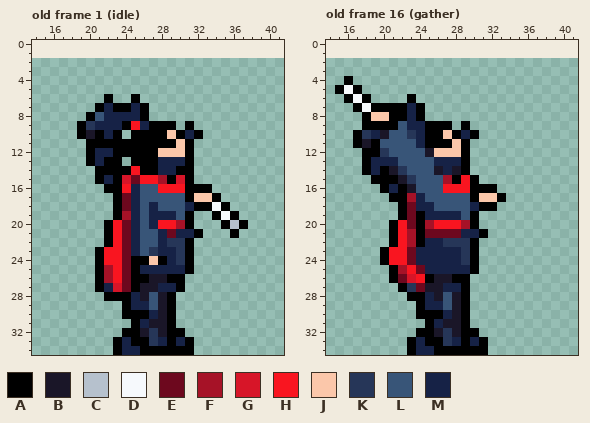
One commit to this pixel-art file: src/stage/cast/kunoichi.aseprite. This is how it looked before the edit.
54x33 pixels, 24 frames. Shown: old frame 1 (idle): x 14..41, y 0..34; old frame 16 (gather): x 14..41, y 0..34. The old version is drawn lined up with the new one, on the new canvas. The commit also changed other frames, which this record leaves out.
Palette (. is transparent): A #000000  B #1a1628  C #b6c1cd  D #f6f9fc  E #6d081e  F #a61227  G #d71528  H #f91520  J #fbc7aa  K #263658  L #385578  M #162246
Pixels before, old frame 1 (idle), first column x 19:
 6 ...A..A............
 7 ..AMAAMA...........
 8 .ALMMMMA...........
 9 AKMMMAHMAAA.A......
10 ABAMA.AAAAJAMA.....
11 .AAAAAAAAAAJA......
12 .AMMAAAAAJJJA......
13 .AMAA.AAAMMMA......
14 ..AAAAHAAMMAA......
15 ..AMAGEHHFAGA......
16 ...AAHMLLHHHAAA....
17 ....AEMLLLLLAJJA...
18 ....AEMLMLLLMAADA..
19 ....AFMLMMMLA..ADA.
20 ...AHEMLMHHFA...ACA
21 ...AHEMLLMEMMA...A.
22 ...AHEMLLMKKA......
23 ..AHHEMLKMMKA......
24 ..AHHEAAJAMKA......
25 ..AFHEAMMMMMA......
26 ..AFHEAABBAA.......
27 ..AMGEABBMMA.......
28 ...AAAMBLBA........
29 .....AMMLBA........
30 .....AAAMBA........
31 ......AMBBA........
32 .....AABKBAA.......
33 ....AMAAKMAMA......
34 ....AMMAAAAAA......
Pixels before, old frame 16 (gather), first column x 15:
 4 .A.................
 5 ADA................
 6 .ADA....A..........
 7 ..ADAAAAMA.........
 8 ...AJJAAMA.........
 9 ...AAAALMMAAA.A....
10 ..AKMBLLKMAAJAMA...
11 ..ABALLLLMAAAJA....
12 ...AAKLLLLBJJJA....
13 ...AMMMLLLLMMMA....
14 ...AMABKLLLBMBA....
15 ....AAABKLLLFAHA...
16 .....AMABLLLHHHAAA.
17 ......AAFMLLLLLAJJA
18 .......AEMMLLLLMAA.
19 .......AEAMMMMLA...
20 ......AHEAFHHHFA...
21 ......AHFAEEEEMMA..
22 ......AHFAMMKKKA...
23 .....AHHEMMMMMKA...
24 .....AHHEMMMMMKA...
25 ......AFHEMMMMMA...
26 ......AEGHABBAA....
27 .......AKEBBMMA....
28 ........AAMBLBA....
29 .........AMMLBA....
30 .........AAAMBA....
31 ..........AMBBA....
32 .........AABKBAA...
33 ........AMAAKMAMA..
34 ........AMMAAAAAA..
After the commit:
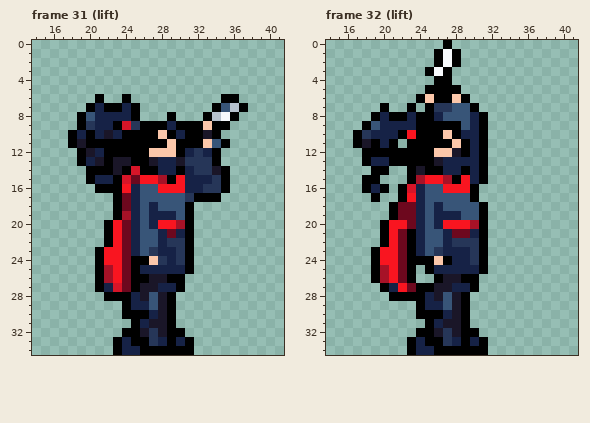
A new or re-ordered frame is compared with the old frame closest to it.
Change:
canvas 54x33 -> 54x35, the old top-left corner now at 0,2
frames 24 -> 35
Frame 31 (lift) is new; against old frame 1 (idle):
y 6: x 21..22 .A -> A.; x 24..25 .A -> A.; x 35..36 .. -> AA
y 7: x 20..22 .AM -> AMA; x 24..26 AMA -> MA.; x 34..37 .... -> ALCA
y 8: x 19..21 .AL -> ALM; x 25..26 MA -> A.; x 29 . -> A; x 33..36 .... -> ACDA
y 9: x 23..26 MAHM -> AGKA; x 29..30 A. -> MA; x 32..35 .... -> AJAA
y 10: x 18..24 .ABAMA. -> AMAMBMA; x 28..31 AJAM -> JAMA; x 33..34 .. -> BA
y 11: x 18..19 .. -> AB; x 29..30 AJ -> JA; x 32..35 .... -> AJLA
y 12: x 19..20 .A -> AB; x 22 M -> A; x 27 A -> J; x 30..34 JA... -> AMKMA
y 13: x 19..21 .AM -> AMB; x 23..24 A. -> BB; x 27 A -> B; x 30..34 MA... -> BKKKA
y 14: x 20 . -> A; x 23 A -> B; x 25 H -> G; x 31..35 A.... -> MKKBA
y 15: x 20..21 .A -> AM; x 30..35 GA.... -> HMMMKA
y 16: x 21 . -> A; x 31..35 AAA.. -> MMKKA
y 17: x 31..33 AJJ -> KAA
y 18: x 31..35 MAADA -> A....
y 19: x 34..36 ADA -> ...
y 20: x 35..37 ACA -> ...
y 21: x 31..32 MA -> A.; x 36 A -> .
y 24: x 28 A -> K
Frame 32 (lift) is new; against old frame 16 (gather):
y 0: x 27 . -> A
y 1..2: x 26..28 ... -> ADA
y 3: x 25..27 ... -> ADA
y 4: x 16 A -> .; x 26..27 .. -> AA
y 5: x 15..17 ADA -> ...; x 25..28 .... -> AAAA
y 6: x 16..18 ADA -> ...; x 23..29 A...... -> .AJAAJA
y 7: x 17..19 ADA -> ...; x 21..30 AAMA...... -> ..A.AKKLLA
y 8: x 18..20 AJJ -> .AM; x 25..31 ....... -> AMLLLMA
y 9: x 19..22 AAAL -> LMMM; x 24 M -> A; x 28..31 .A.. -> ALMA
y 10: x 20..24 BLLKM -> MMAHA; x 30..31 A. -> MA
y 11: x 20..24 LLLLM -> MA.AA; x 30..31 .. -> MA
y 12: x 20..25 KLLLLB -> AAAAAA; x 28 J -> B; x 30..31 .. -> MA
y 13: x 21..26 MLLLLM -> AAAAAB; x 29..31 A.. -> MMA
y 14: x 18..19 AM -> .A; x 21..26 BKLLLB -> ..ABAA; x 28 B -> M; x 30..31 .. -> MA
y 15: x 18 . -> A; x 20..26 AABKLLL -> ...AFHH; x 30..31 A. -> MA
y 16: x 18..19 .. -> AM; x 21 M -> .; x 23..24 BL -> GM; x 31..32 AA -> ..
y 17: x 19 . -> A; x 21 A -> .; x 23 F -> H; x 31..33 JJA -> ...
y 18: x 21..22 .A -> AE; x 25..26 ML -> LM; x 30 M -> L; x 32 A -> .
y 19: x 21..22 .A -> AE; x 24..25 AM -> ML; x 30..31 A. -> LA
y 20: x 20..21 .A -> AH; x 24..26 AFH -> MLM; x 29..31 FA. -> HFA
y 21: x 20..27 .AHFAEEE -> AHEAMLLM; x 29 M -> E
y 22: x 20..27 .AHFAMMK -> AHEAMLLM; x 30..31 A. -> KA
y 23: x 19..20 .A -> AH; x 22..23 HE -> EA; x 25..26 MM -> LK; x 29..31 KA. -> MKA
y 24: x 19..20 .A -> AH; x 22..27 HEMMMM -> EAAAJA; x 29..31 KA. -> MKA
y 25: x 19..25 ..AFHEM -> AFHEA.A; x 30..31 A. -> MA
y 26: x 19..21 ..A -> AFH; x 23..26 GHAB -> A..A; x 28 A -> B; x 30 . -> A
y 27: x 20..25 ..AKEB -> AMHEAA; x 27 M -> B; x 29..30 A. -> MA
y 28: x 21..22 .. -> AA
